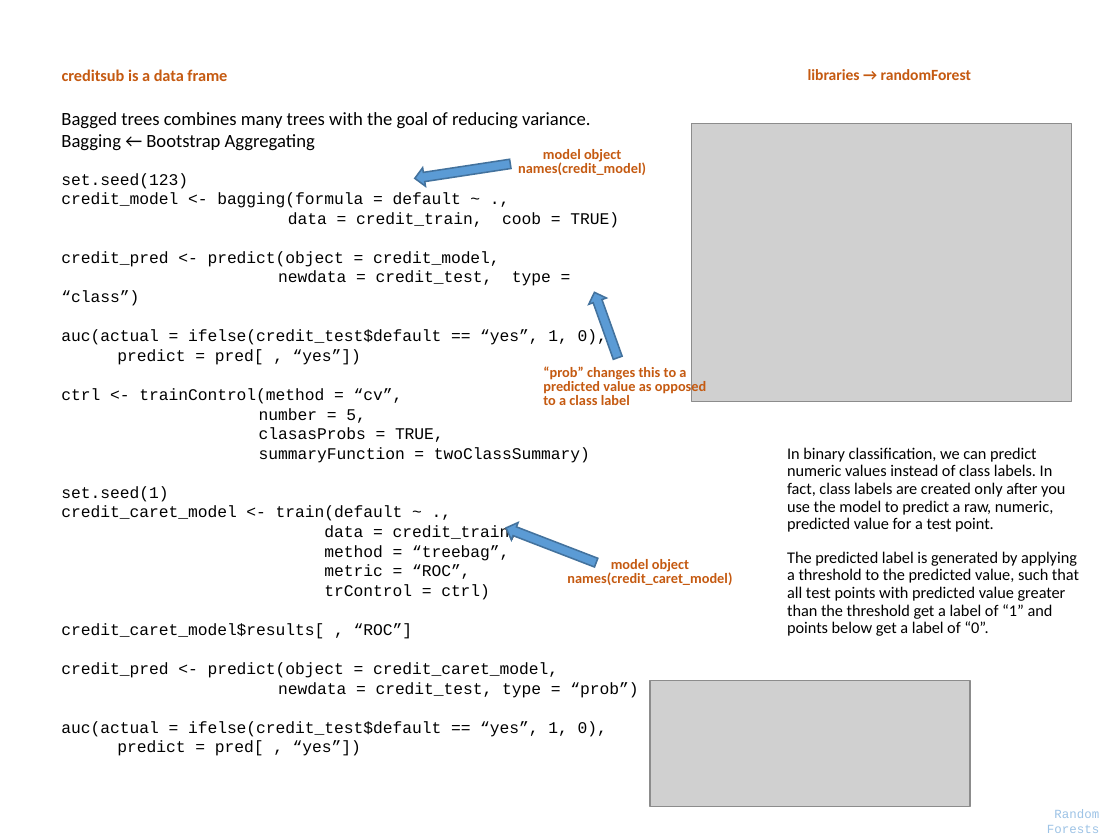
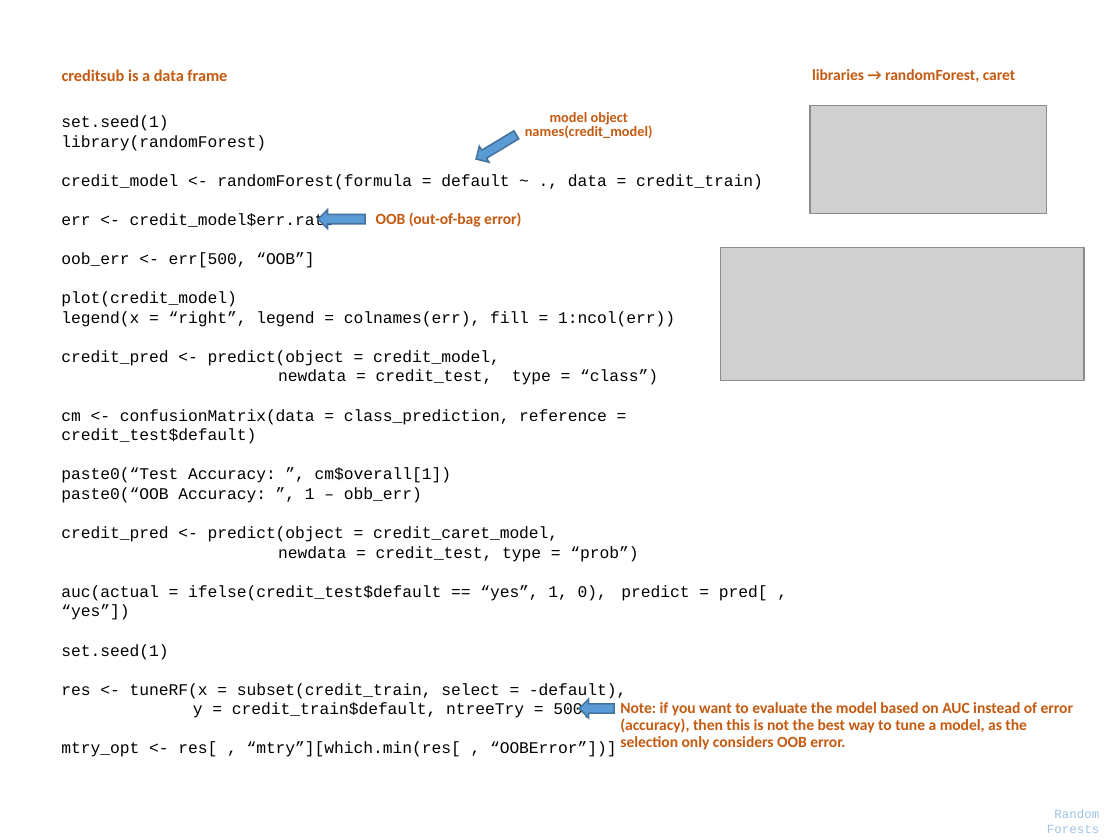
Before and after one commit to parcap/business-education, a slide deck: slide 8 of Track - Machine Learning/Tree-Based-Models-in-R/Tree-Based Model in R.pptx. Drawn at 1120x840 pixels with LibreOffice and Linux fonts; fonts in the diff are those of the drawing; grey boxes stand for pictures. Boxes give left, top, right and bottom in pixels: in the first picture for what was removed or moved away, otherwise in the second. Text is boxed around its words. In the diff, an @@ line names an element or a change of style, - is before the commit and + after.

```diff
--- a/Track - Machine Learning/Tree-Based-Models-in-R/Tree-Based Model in R.pptx
+++ b/Track - Machine Learning/Tree-Based-Models-in-R/Tree-Based Model in R.pptx
@@ text at (812, 69, 1015, 82): text changed @@
-libraries → randomForest
+libraries → randomForest, caret
@@ text "set.seed(1)": place and size @@
-text "set.seed(1)" at (61, 173, 638, 756)
+text "set.seed(1)" at (61, 115, 768, 757)
@@ text at (61, 115, 763, 327): text changed @@
-set.seed(123)
-credit_model <- bagging(formula = default ~ .,
-data = credit_train, coob = TRUE)
+set.seed(1)
+library(randomForest)
+credit_model <- randomForest(formula = default ~ ., data = credit_train)
+err <- credit_model$err.rate
+oob_err <- err[500, “OOB”]
+plot(credit_model)
+legend(x = “right”, legend = colnames(err), fill = 1:ncol(err))
@@ text removed at (61, 112, 590, 151) @@
-Bagged trees combines many trees with the goal of reducing variance.
-Bagging ← Bootstrap Aggregating
@@ text "model object names(credit_model)": place and size @@
-text "model object names(credit_model)" at (518, 149, 646, 175)
+text "model object names(credit_model)" at (525, 112, 653, 138)
@@ picture added at (810, 105, 1046, 213) @@
@@ right arrow at (471, 127, 521, 168): rotation 171 to 148 degrees @@
@@ picture removed at (691, 123, 1071, 401) @@
@@ right arrow added at (318, 209, 365, 228), fill #5B9BD5, outline #43739E 1 pt @@
@@ text added at (376, 212, 521, 227), 10 pt, text #C55A11, bold @@
+OOB (out-of-bag error)
@@ picture added at (720, 248, 1084, 381) @@
@@ right arrow removed at (585, 289, 627, 361) @@
@@ text removed at (543, 366, 706, 405) @@
-“prob” changes this to a predicted value as opposed to a class label
@@ text at (61, 409, 607, 503): text changed @@
-auc(actual = ifelse(credit_test$default == “yes”, 1, 0),
-predict = pred[ , “yes”])
-ctrl <- trainControl(method = “cv”,
-number = 5,
-clasasProbs = TRUE,
-summaryFunction = twoClassSummary)
-set.seed(1)
-credit_caret_model <- train(default ~ .,
-data = credit_train,
-method = “treebag”,
-metric = “ROC”,
-trControl = ctrl)
-credit_caret_model$results[ , “ROC”]
+cm <- confusionMatrix(data = class_prediction, reference = credit_test$default)
+paste0(“Test Accuracy: ”, cm$overall[1])
+paste0(“OOB Accuracy: ”, 1 – obb_err)
@@ text removed at (787, 447, 1079, 636) @@
-In binary classification, we can predict numeric values instead of class labels. In fact, class labels are created only after you use the model to predict a raw, numeric, predicted value for a test point.
-The predicted label is generated by applying a threshold to the predicted value, such that all test points with predicted value greater than the threshold get a label of “1” and points below get a label of “0”.
@@ right arrow removed at (503, 519, 599, 571) @@
@@ text removed at (567, 559, 732, 585) @@
-model object
-names(credit_caret_model)
@@ text at (61, 585, 768, 757): text changed @@
-auc(actual = ifelse(credit_test$default == “yes”, 1, 0),
-predict = pred[ , “yes”])
+auc(actual = ifelse(credit_test$default == “yes”, 1, 0), predict = pred[ , “yes”])
+set.seed(1)
+res <- tuneRF(x = subset(credit_train, select = -default),
+y = credit_train$default, ntreeTry = 500)
+mtry_opt <- res[ , “mtry”][which.min(res[ , “OOBError”])]
@@ picture removed at (650, 681, 970, 806) @@
@@ right arrow added at (579, 699, 614, 718), fill #5B9BD5, outline #43739E 1 pt @@
@@ text added at (620, 702, 1073, 750), 10 pt, text #C55A11, bold @@
+Note: if you want to evaluate the model based on AUC instead of error (accuracy), then this is not the best way to tune a model, as the selection only considers OOB error.
```
